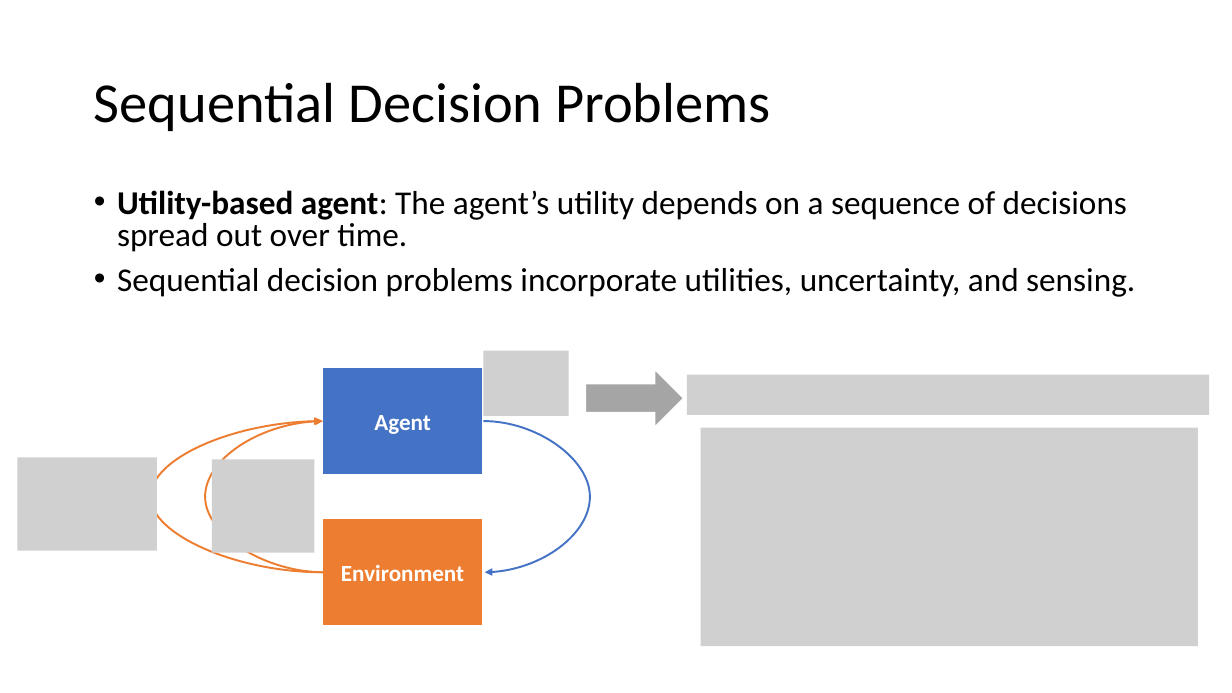
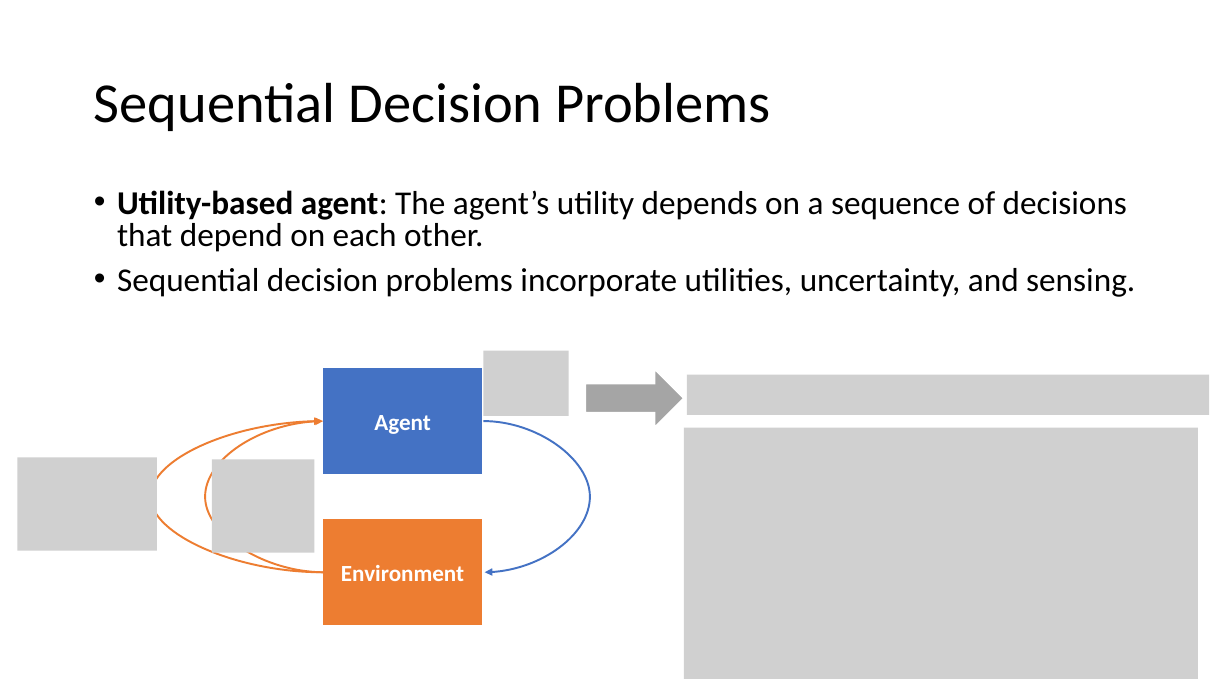
Before and after one commit to mhahsler/CS7320-AI, a slide deck: slide 4 of slides/22_Reinforcement_Learning.pptx. Drawn at 1232x693 pixels with LibreOffice and Linux fonts; fonts in the diff are those of the drawing; grey boxes stand for pictures. Boxes give left, top, right and bottom in pixels: in the first picture for what was removed or moved away, otherwise in the second. Text is boxed around its words. In the diff, an @@ line names an element or a change of style, - is before the commit and + after.

```diff
--- a/slides/22_Reinforcement_Learning.pptx
+++ b/slides/22_Reinforcement_Learning.pptx
@@ text at (117,190,1127,252): text changed @@
-• Utility-based agent: The agent’s utility depends on a sequence of decisions spread out over time.
+• Utility-based agent: The agent’s utility depends on a sequence of decisions that depend on each other.
@@ picture: place and size @@
-picture at (701,428,1198,647)
+picture at (684,428,1198,679)
```
Also in this commit, not shown: 2 other slides changed, 1 other file.
